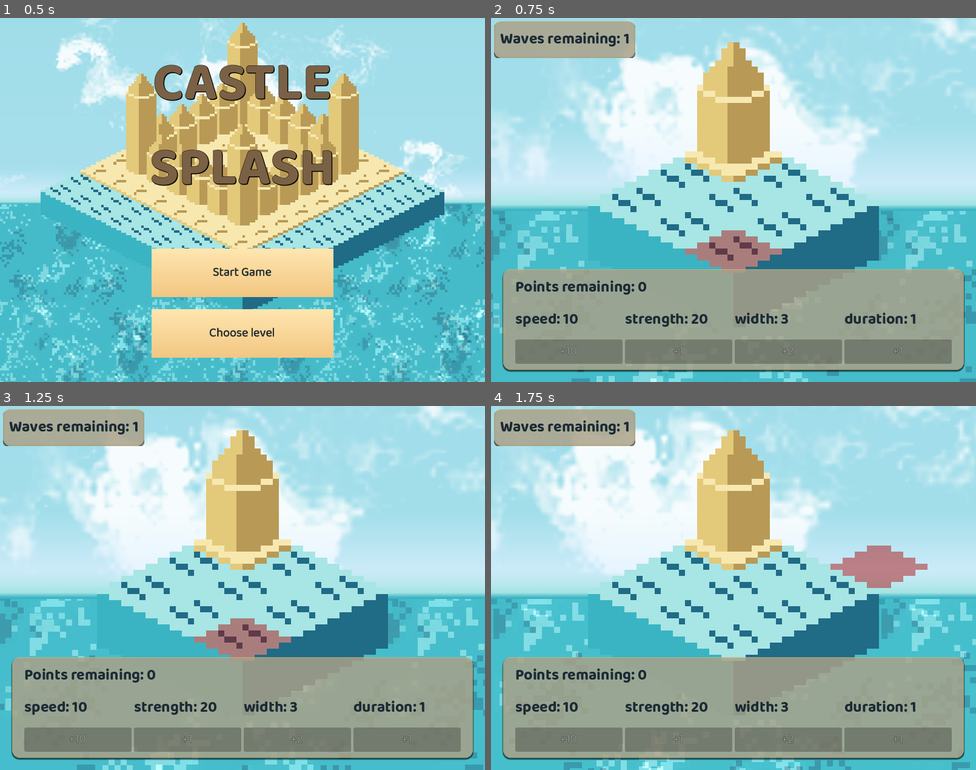
Above: before the commit, frames 1-4 (two rows, left to right).
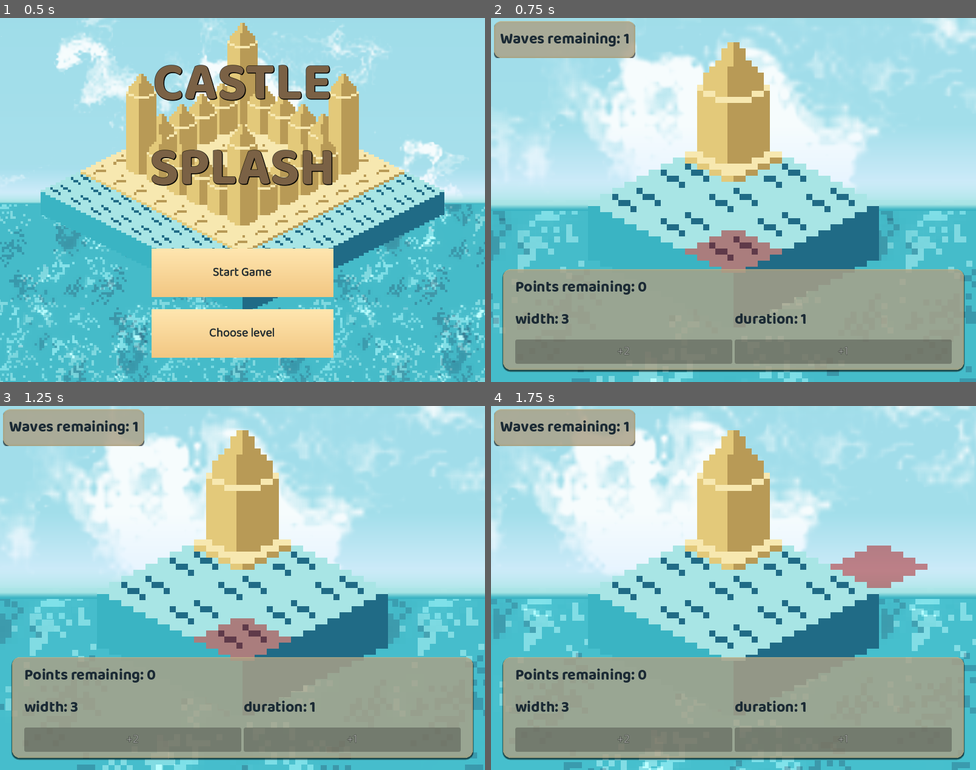
Above: after the commit, the same moments.

Repository: macmist/game-off-2025-waves
Game: Godot game, scene res://scenes/main_menu.tscn
Two runs of this game, one before a commit and one after it. Both use one fixed random seed, a clock stepped at 60 frames per second and the inputs below.
Inputs (mouse positions are in pixels of both pictures, inside the frame that each line leads up to):
- Up to frame 1 (0.5 s): no input
- Up to frame 2 (0.75 s): click "Start Game" at 0.5 s
- Up to frame 3 (1.25 s): no input
- Up to frame 4 (1.75 s): move the mouse to (840, 569) at 1.27 s; click (840, 569) at 1.42 s

Frame 1 is identical in both runs. In frame 2, 1.0% of the frame differs, in the area x 5-88%, y 80-95%; in frame 3, 1.0%; in frame 4, 1.0%.

Commit message:
chore: removed useless buttons

Diff:
--- a/scripts/in_game_menu.gd
+++ b/scripts/in_game_menu.gd
@@ -10,8 +10,8 @@
 
 # Called when the node enters the scene tree for the first time.
 func _ready() -> void:
-	add_bottom_button("speed", 10, Game.speed)
-	add_bottom_button("strength", 1, Game.strength)
+	#add_bottom_button("speed", 10, Game.speed)
+	#add_bottom_button("strength", 1, Game.strength)
 	add_bottom_button("width", 2, Game.width)
 	add_bottom_button("duration", 1, Game.duration)
 	Game.num_of_waves.changed.connect(edit_wave_text)
